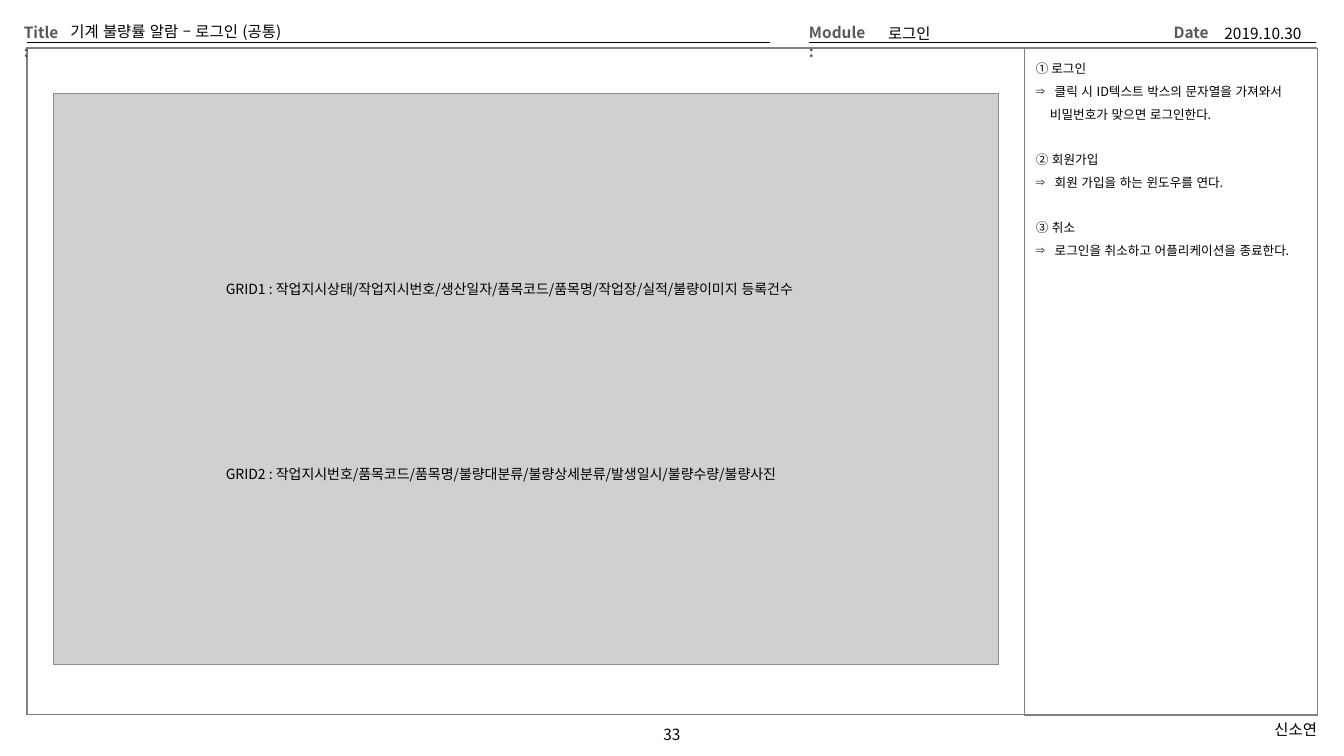
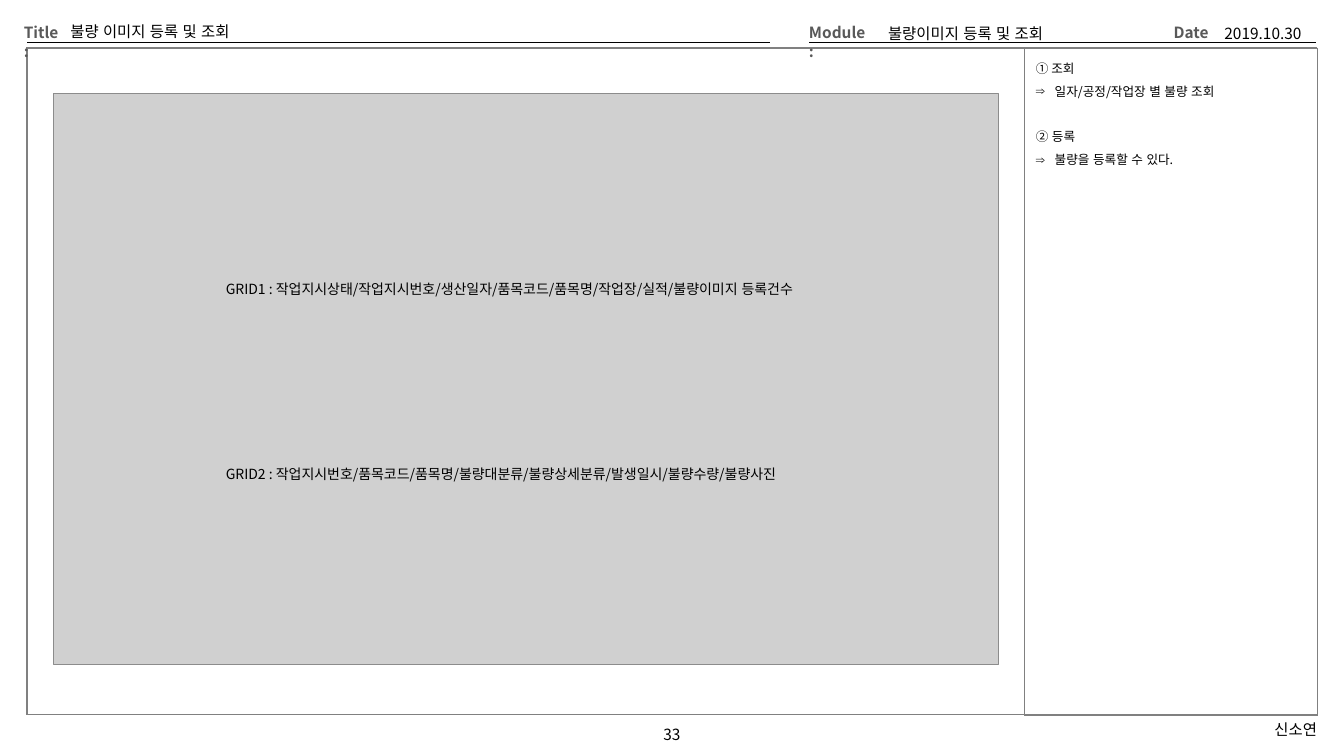
Before and after one commit to Cliedy-s/Team4, a slide deck: slide 33 of source/TEMP/Team4화면설계 - 오휘석.pptx. Drawn at 1344x756 pixels with LibreOffice and Linux fonts; fonts in the diff are those of the drawing; grey boxes stand for pictures. Boxes give left, top, right and bottom in pixels: in the first picture for what was removed or moved away, otherwise in the second. Text is boxed around its words. In the diff, an @@ line names an element or a change of style, - is before the commit and + after.

```diff
--- a/source/TEMP/Team4화면설계 - 오휘석.pptx
+++ b/source/TEMP/Team4화면설계 - 오휘석.pptx
@@ title at box(70, 24, 229, 39): text changed @@
-기계 불량률 알람 – 로그인 (공통)
+불량 이미지 등록 및 조회
@@ text at box(888, 26, 1043, 43): text changed @@
-로그인
+불량이미지 등록 및 조회
@@ text at box(1036, 62, 1214, 165): text changed @@
-① 로그인
-⇒ 클릭 시 ID텍스트 박스의 문자열을 가져와서
-비밀번호가 맞으면 로그인한다.
-② 회원가입
-⇒ 회원 가입을 하는 윈도우를 연다.
-③ 취소
-⇒ 로그인을 취소하고 어플리케이션을 종료한다.
+① 조회
+⇒ 일자/공정/작업장 별 불량 조회
+② 등록
+⇒ 불량을 등록할 수 있다.
```
Also in this commit, not shown: 15 other slides changed, 1 other file.
